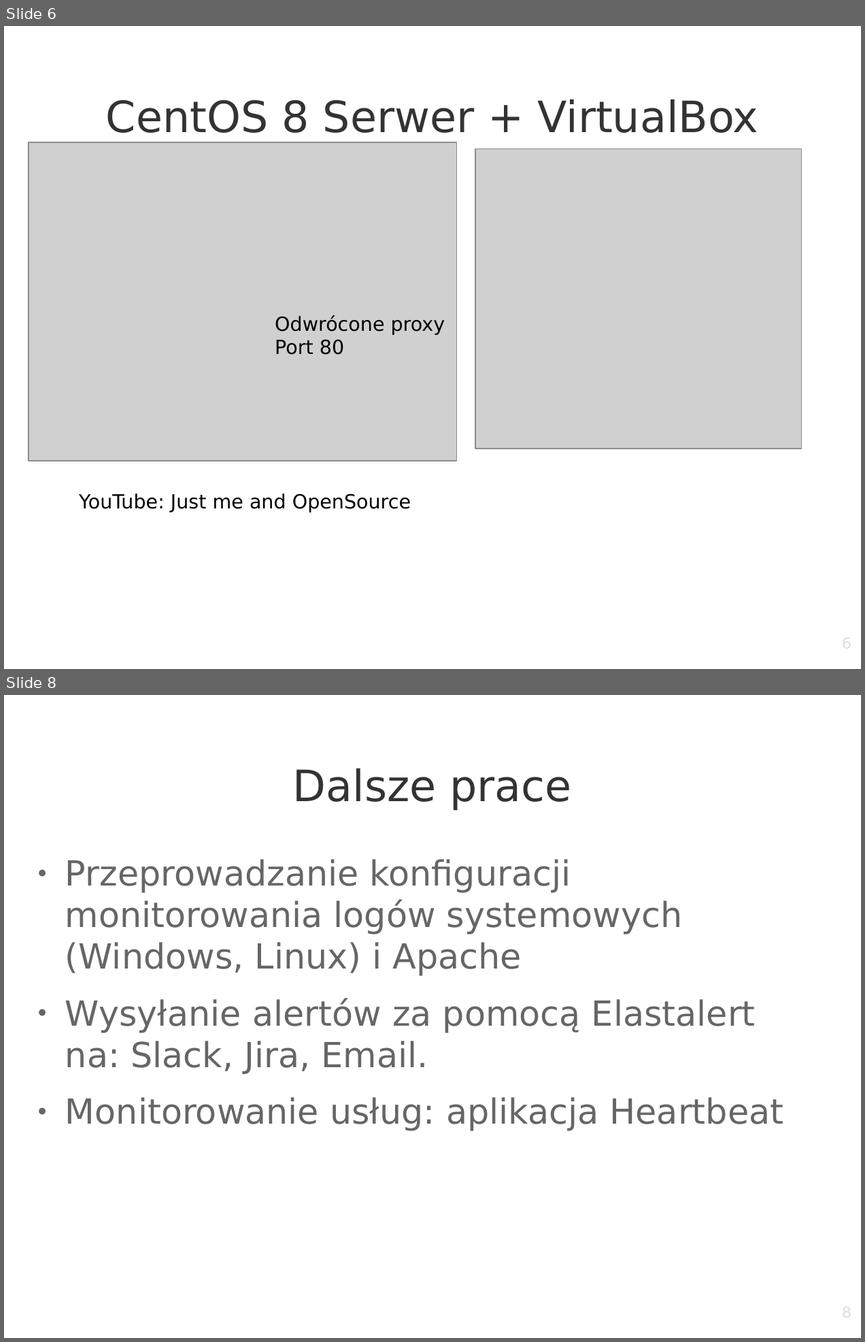
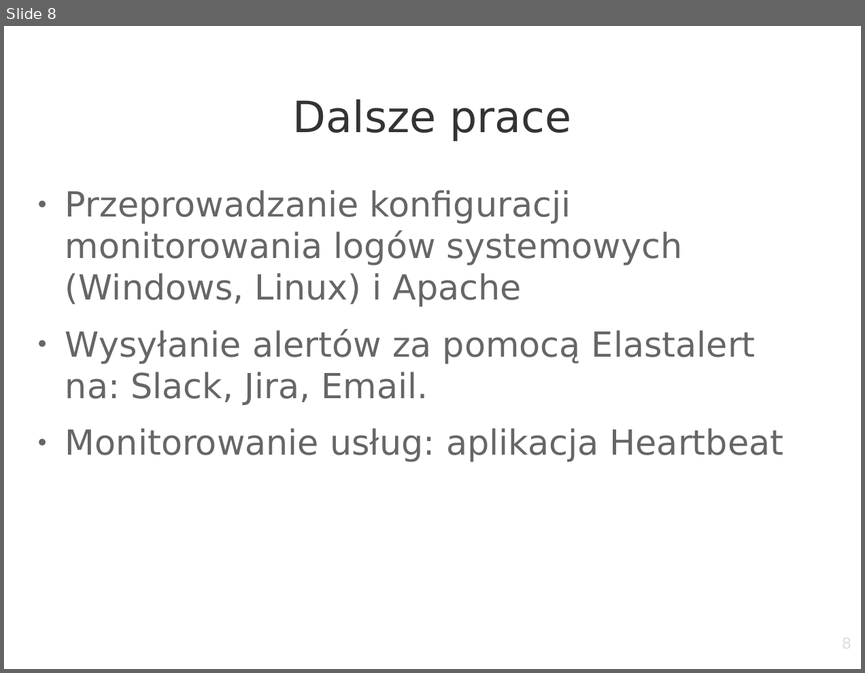
Before and after one commit to szymow/ELK, a slide deck: praca-magisterska.odp. Shown one above the other, each under a label of ours: slides 6 and 8 before the commit, slide 8 after it; the slides between them are not shown. The pictures are 865x1342 and 865x673 pixels, drawn with LibreOffice and Linux fonts; fonts in the diff are those of the drawing; grey boxes stand for pictures; background and template pictures are left out. Boxes give left, top, right and bottom in pixels: in the first picture for what was removed or moved away, otherwise in the second. Text is boxed around its words. In the diff, an @@ line names an element or a change of style, - is before the commit and + after.

```diff
--- a/praca-magisterska.odp
+++ b/praca-magisterska.odp
@@ slide 6 removed at [4,26,861,669], background picture (left out) @@
@@ title removed at [106,99,759,133] @@
-CentOS 8 Serwer + VirtualBox
@@ picture removed at [28,143,456,461] @@
@@ picture removed at [475,149,802,448] @@
@@ text removed at [275,315,445,354] @@
-Odwrócone proxy
-Port 80
@@ text removed at [79,493,411,512] @@
-YouTube: Just me and OpenSource
@@ page number removed at [653,634,852,669] @@
-6
```
Also in this commit, not shown: 2 slides changed, 2 slides added, 1 other slide removed.
